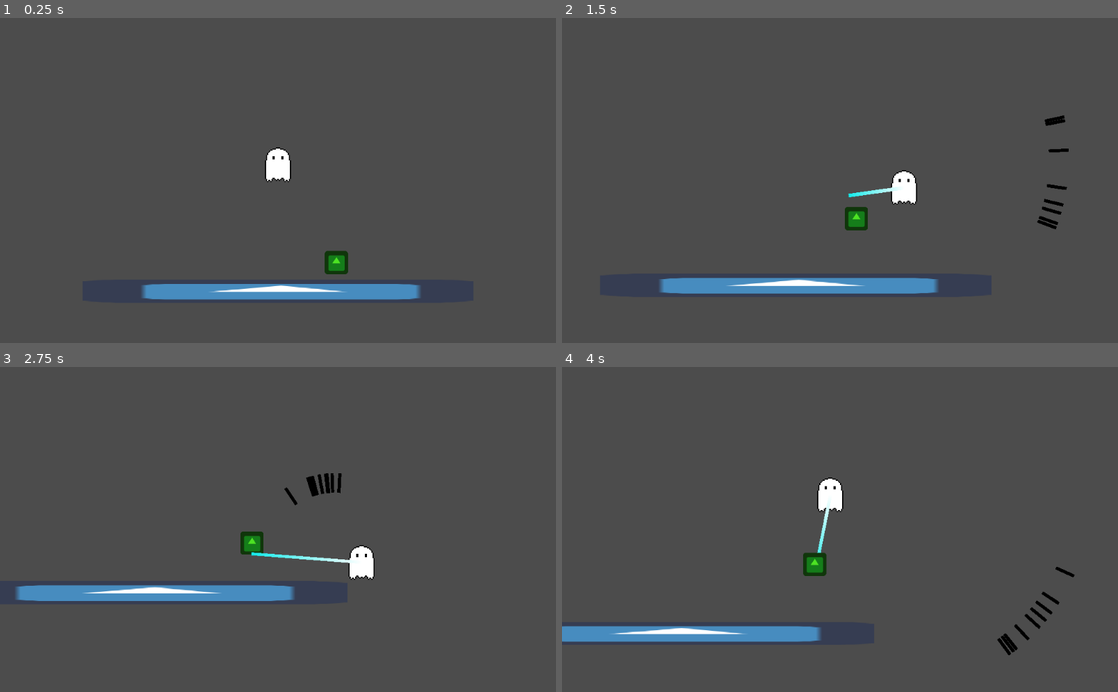
Above: before the commit, frames 1-4 (two rows, left to right).
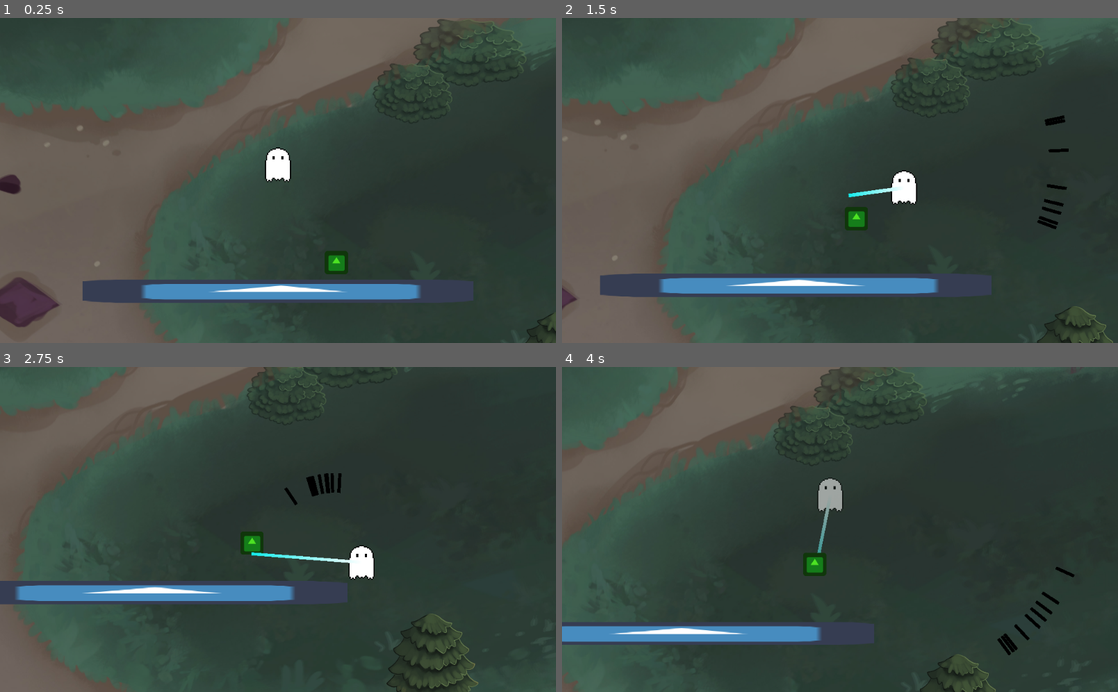
Above: after the commit, the same moments.

Repository: arnette-thomas/gmtk2021
Game: Godot game, scene res://scenes/World1.tscn
The game is run twice, just before and just after one commit, with the same random seed, the same clock (stepped at 60 frames per second) and the same inputs. The engine's default icon, where the game draws it, is replaced by a stand-in: a white triangle on a blue panel in a dark square.
Inputs (mouse positions are in pixels of both pictures, inside the frame that each line leads up to):
- Up to frame 1 (0.25 s): no input
- Up to frame 2 (1.5 s): tap Enter (ui_accept) at 0.5, 0.77 s; move the mouse to (962, 164) at 0.52 s; press the mouse at (962, 164) at 0.53 s; hold D (right) 0.53-1.28 s; move the mouse to (728, 196) at 1.27 s; release the mouse at (728, 196) at 1.28 s; hold S (down) from 1.28 s (still down); right-click (728, 196) at 1.35 s
- Up to frame 3 (2.75 s): tap Enter (ui_accept) at 1.52 s; move the mouse to (333, 458) at 2.02 s; release S (down) at 2.03 s; press the mouse at (333, 458) at 2.03 s; hold D (right) from 2.03 s (still down)
- Up to frame 4 (4 s): move the mouse to (812, 594) at 2.77 s; release D (right) at 2.78 s; release the mouse at (812, 594) at 2.78 s; hold Z (up) 2.78-3.53 s; right-click (812, 594) at 2.85 s; tap Enter (ui_accept) at 3.02, 3.77 s; move the mouse to (1006, 578) at 3.52 s; press the mouse at (1006, 578) at 3.53 s; hold Q (left) from 3.53 s (still down)

The runs differ from the first frame. In frame 1, 65% of the frame differs, in the area x 0-100%, y 0-100%; in frame 2, 66%; in frame 3, 72%; in frame 4, 74%.

Commit message:
Other things

Diff:
--- a/scenes/World1.tscn
+++ b/scenes/World1.tscn
@@ -1,16 +1,23 @@
-[gd_scene load_steps=6 format=2]
+[gd_scene load_steps=8 format=2]
 
 [ext_resource path="res://scenes/Player.tscn" type="PackedScene" id=1]
 [ext_resource path="res://icon.png" type="Texture" id=2]
 [ext_resource path="res://scripts/CameraShake.gd" type="Script" id=3]
 [ext_resource path="res://scenes/Zombie.tscn" type="PackedScene" id=4]
+[ext_resource path="res://scenes/Terrain/Map1.tscn" type="PackedScene" id=5]
+[ext_resource path="res://sprites/terrain.jpg" type="Texture" id=6]
 
 [sub_resource type="RectangleShape2D" id=1]
 extents = Vector2( 538.993, 31.4458 )
 
 [node name="World1" type="Node2D"]
 
+[node name="terrain" type="Sprite" parent="."]
+texture = ExtResource( 6 )
+
 [node name="YSort" type="YSort" parent="."]
+
+[node name="Map1" parent="YSort" instance=ExtResource( 5 )]
 
 [node name="Player" parent="YSort" instance=ExtResource( 1 )]
 position = Vector2( 0, 0 )
@@ -46,5 +53,4 @@
 
 [node name="CollisionShape2D" type="CollisionShape2D" parent="Wall"]
 shape = SubResource( 1 )
-
 [connection signal="timeout" from="YSort/Player/Camera2D/Timer" to="YSort/Player/Camera2D" method="_on_Timer_timeout"]
